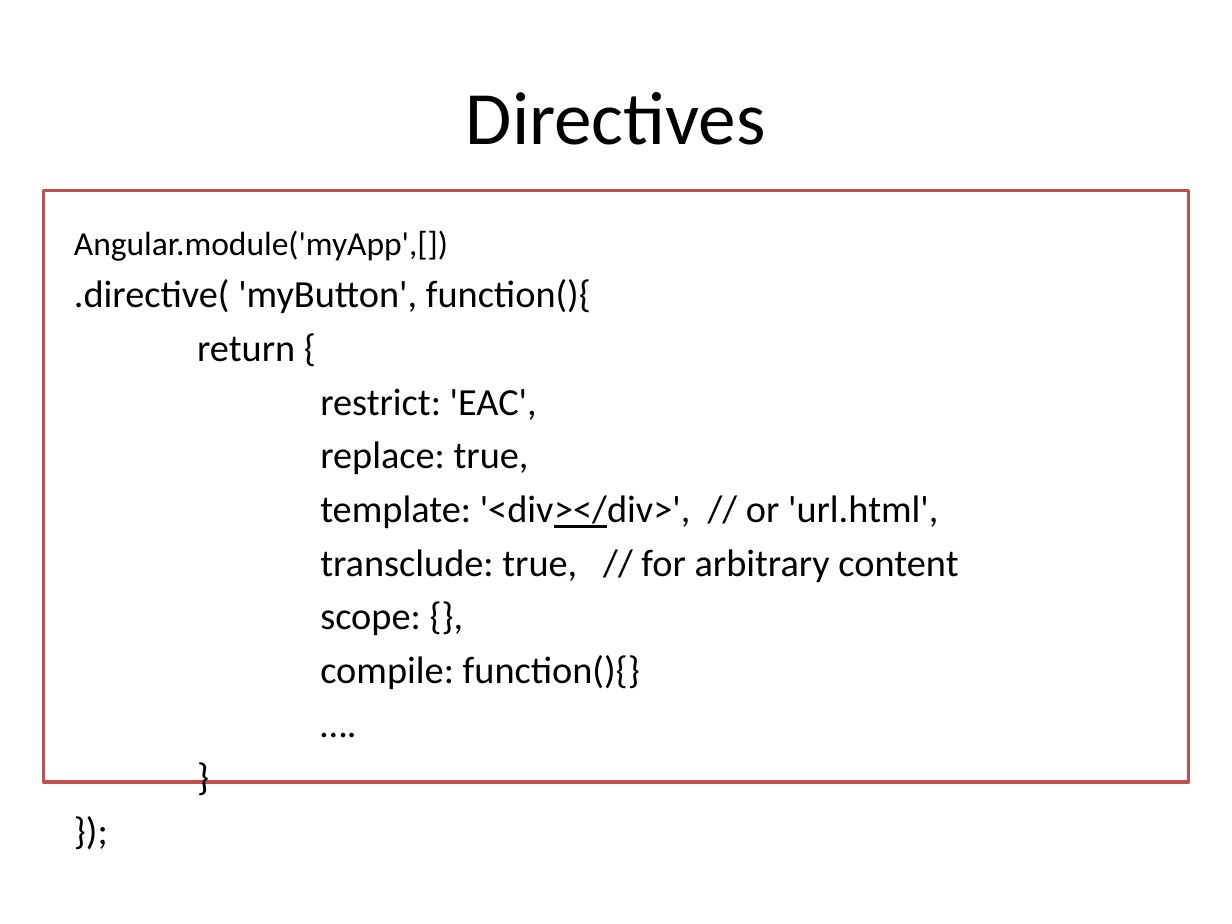
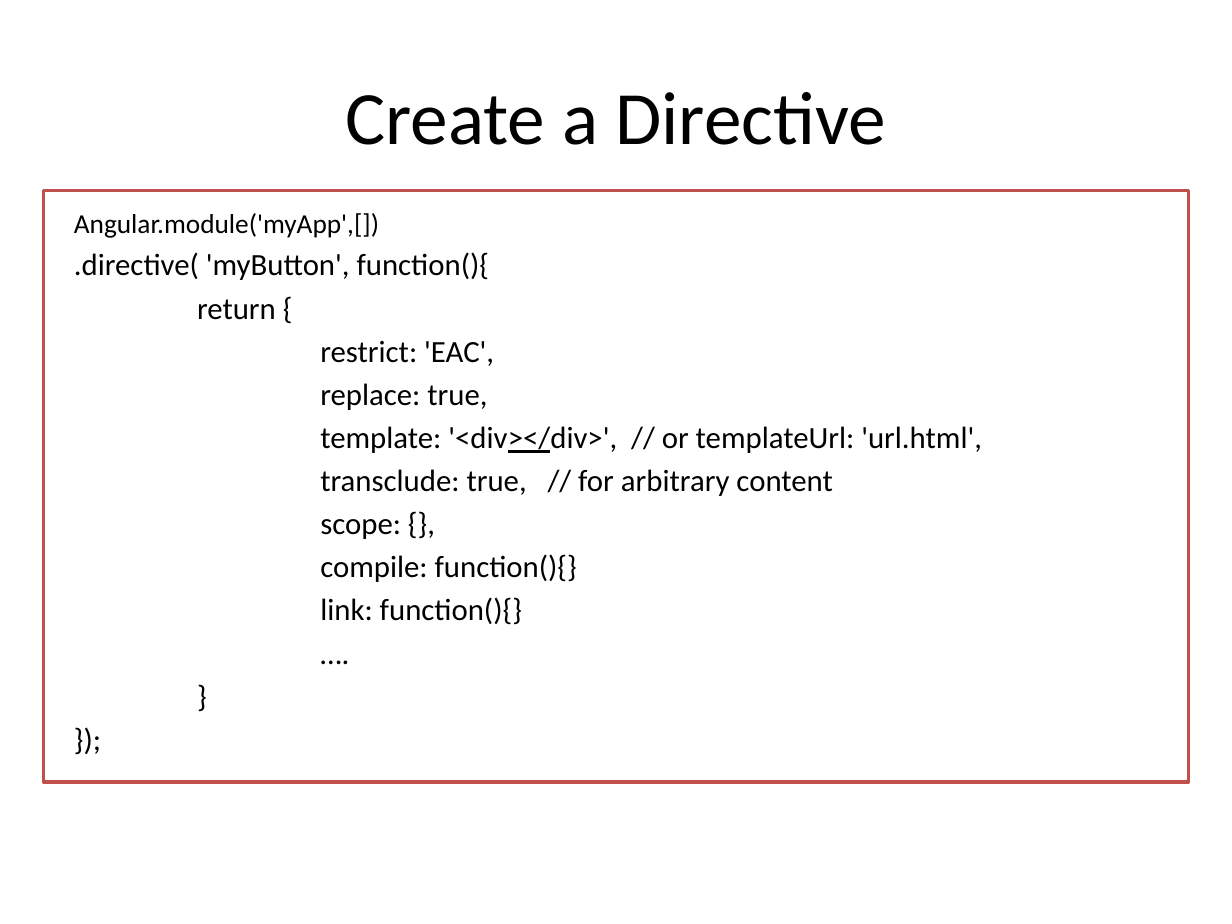
Before and after one commit to lhkingkong/angularjs-taller, a slide deck: slide 28 of material/AngularJS Taller.pptx. Drawn at 1232x924 pixels with LibreOffice and Linux fonts; fonts in the diff are those of the drawing. Boxes give left, top, right and bottom in pixels: in the first picture for what was removed or moved away, otherwise in the second. Text is boxed around its words. In the diff, an @@ line names an element or a change of style, - is before the commit and + after.

Commit message:
Add states example, and start Directives presentation

```diff
--- a/material/AngularJS Taller.pptx
+++ b/material/AngularJS Taller.pptx
@@ title at [345,92,886,145]: text changed @@
-Directives
+Create a Directive
@@ text "Angular.module('myApp',[])": place and size @@
-text "Angular.module('myApp',[])" at [74,230,958,690]
+text "Angular.module('myApp',[])" at [74,213,982,625]
@@ text at [74,213,832,582]: size 19.6 to 16 pt in "Angular.module('myApp',[])"; size 22.4 to 18 pt in ".directive( 'myButton', function(){", "return {", "restrict: 'EAC',", "replace: true," and 6 more places @@
@@ text at [320,426,982,453]: text changed; size 22.4 to 18 pt @@
-template: '<div></div>', // or 'url.html',
+template: '<div></div>', // or templateUrl: 'url.html',
@@ text at [320,597,522,625]: paragraph added @@
+link: function(){}
```
Also in this commit, not shown: 5 other slides changed, 30 other files.
